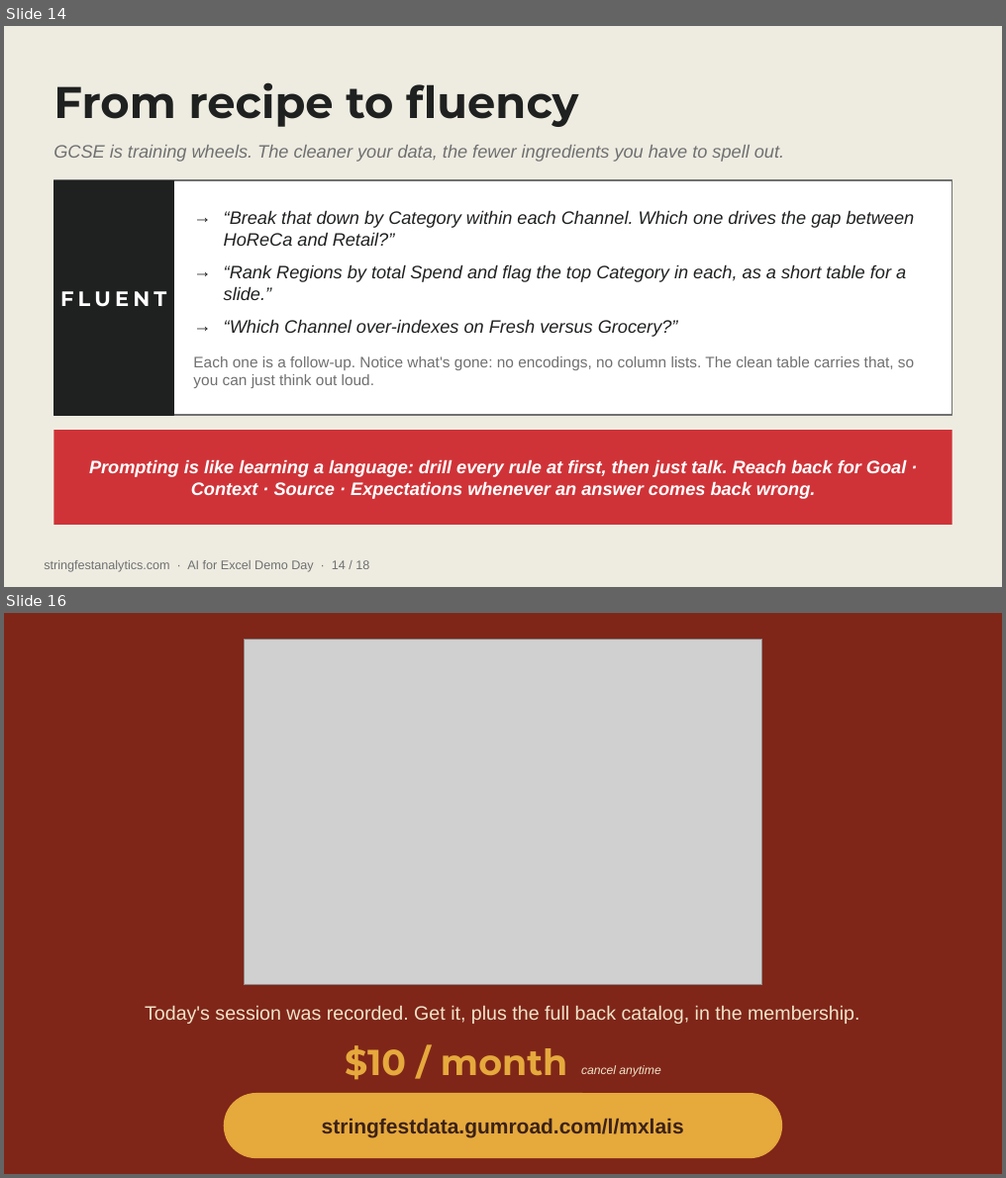
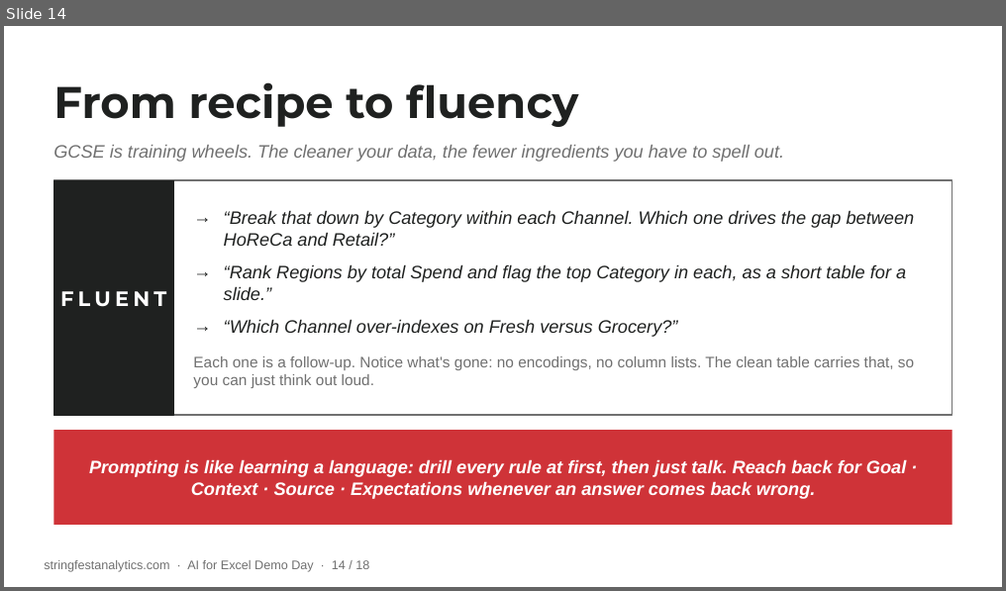
Before and after one commit to stringfestdata/ai-for-excel-demo-day, a slide deck: AI-for-Excel-Demo-Day.pptx. Shown one above the other, each under a label of ours: slides 14 and 16 before the commit, slide 14 after it; the slides between them are not shown. The pictures are 1006x1178 and 1006x591 pixels, drawn with LibreOffice and Linux fonts; fonts in the diff are those of the drawing; grey boxes stand for pictures. Boxes give left, top, right and bottom in pixels: in the first picture for what was removed or moved away, otherwise in the second. Text is boxed around its words. In the diff, an @@ line names an element or a change of style, - is before the commit and + after.

```diff
--- a/AI-for-Excel-Demo-Day.pptx
+++ b/AI-for-Excel-Demo-Day.pptx
@@ slide 16 removed at bbox=[4, 613, 1002, 1174], background #7F2619 @@
@@ picture removed at bbox=[244, 639, 762, 985] @@
@@ text removed at bbox=[145, 1005, 859, 1024] @@
-Today's session was recorded. Get it, plus the full back catalog, in the membership.
@@ text removed at bbox=[345, 1046, 660, 1080] @@
-$10 / month cancel anytime
@@ rounded rectangle removed at bbox=[224, 1093, 782, 1158] @@
-stringfestdata.gumroad.com/l/mxlais
@@ slide 14 changed as well @@
@@ background #EEECE1 to #FFFFFF @@
```
Also in this commit, not shown: 16 other slides changed, 1 slide added, 5 other files.
